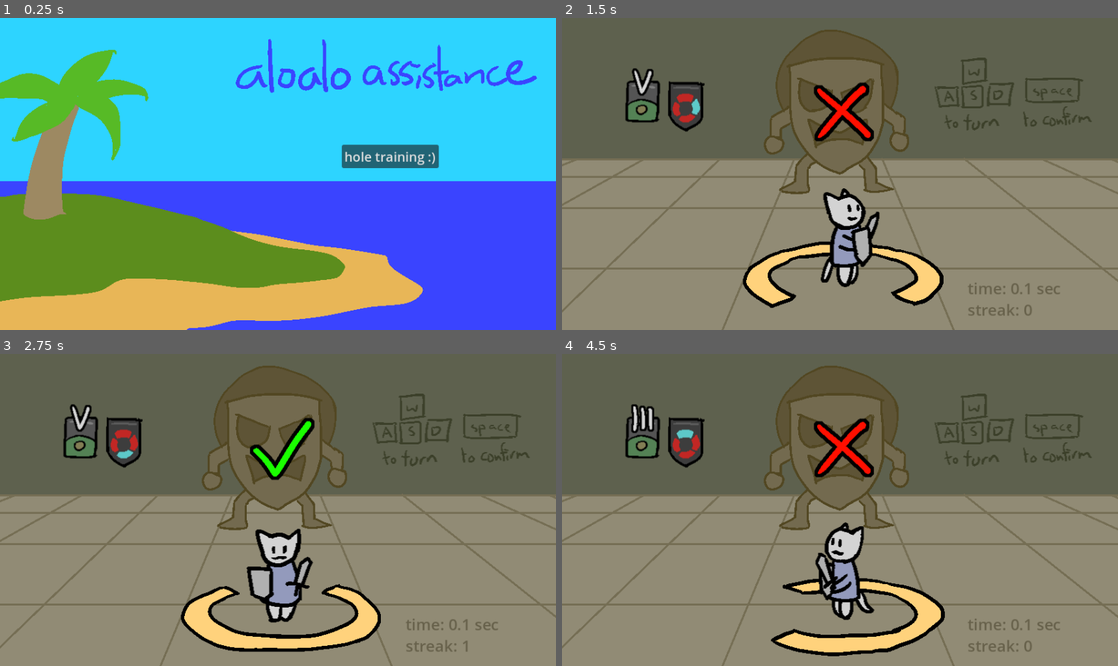
Above: before the commit, frames 1-4 (two rows, left to right).
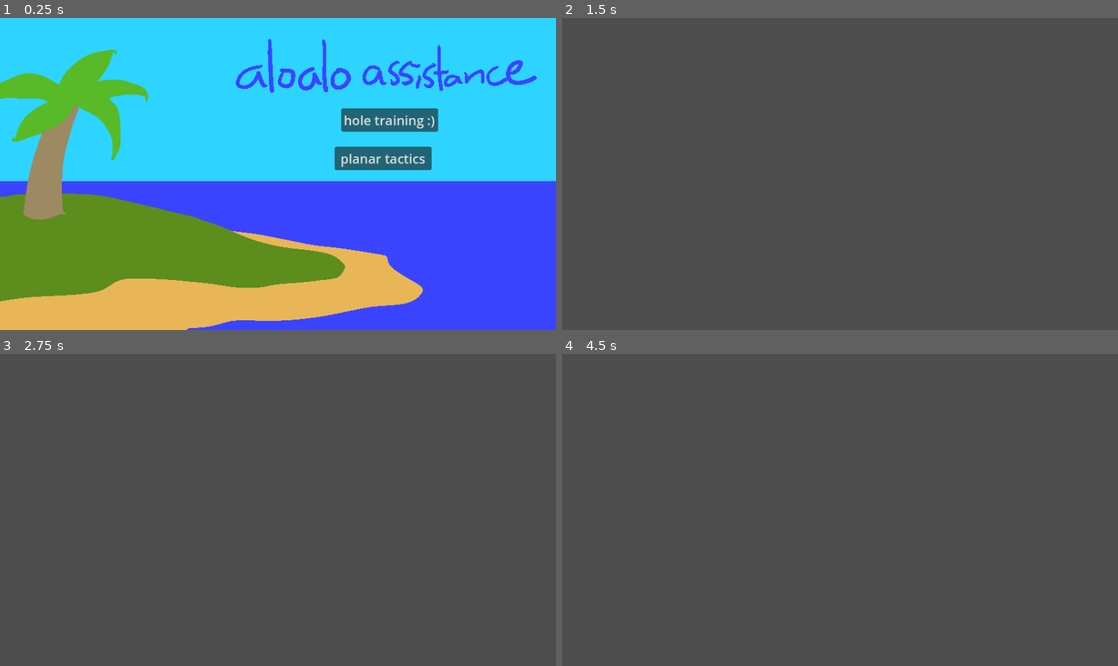
Above: after the commit, the same moments.

Repository: blastron/xivhelpers
Game: Godot game, scene res://root.tscn
The game is run twice, just before and just after one commit, with the same random seed, the same clock (stepped at 60 frames per second) and the same inputs.
Inputs (mouse positions are in pixels of both pictures, inside the frame that each line leads up to):
- Up to frame 1 (0.25 s): no input
- Up to frame 2 (1.5 s): click (945, 158) at 0.5 s, where only the run after the commit has a clickable "planar tactics"; tap Enter at 1.25 s; move the mouse to (962, 158) at 1.27 s; hold D (right) from 1.28 s (still down); tap Space (select) at 1.35 s; click (962, 158) at 1.42 s
- Up to frame 3 (2.75 s): tap Space (select) at 2, 2.1 s; move the mouse to (166, 525) at 2.02 s; release D (right) at 2.03 s; hold S (down) from 2.03 s (still down); click (166, 525) at 2.17 s
- Up to frame 4 (4.5 s): tap Enter at 2.75, 4.25 s; move the mouse to (895, 441) at 2.77 s; release S (down) at 2.78 s; hold D (right) 2.78-3.53 s; tap Space (select) at 2.85, 3.5, 3.6, 4.35 s; click (895, 441) at 2.92 s; move the mouse to (812, 572) at 3.52 s; hold W (up) 3.53-4.28 s; click (812, 572) at 3.67 s; move the mouse to (1006, 556) at 4.27 s; hold A (left) from 4.28 s (still down); click (1006, 556) at 4.42 s

The runs differ from the first frame. In frame 1, 2.1% of the frame differs, in the area x 60-79%, y 28-49%; in frame 2, 63%; in frame 3, 62%; in frame 4, 63%, in the area x 0-100%, y 3-100%.

Commit message:
grid editor

Diff:
--- /dev/null
+++ b/aloalo/planar/board.gd
@@ -0,0 +1,84 @@
+extends Sprite2D
+
+const Tile = preload("res://planar/tile.gd")
+
+
+var edge_tiles = {}
+var center_tiles = {}
+
+var editor_mode: bool : set = _set_editor_mode, get = _get_editor_mode
+var _editor_mode: bool
+
+
+func _ready():
+	for child in get_children():
+		if child.name.find("edge") != -1:
+			# This is a container for tiles. It should only contain tiles.
+			var containerName = child.name.substr(5,1) + child.name.substr(7,1)
+			for tile in child.get_children():
+				var tileName = containerName + tile.name
+				edge_tiles[tileName] = tile
+				tile.clicked.connect(func(): edge_clicked(tileName))
+		elif child.name.find("center") != -1:
+			# This is a center tile. It may contain a collision shape.
+			var tileName = child.name.substr(7,1) + child.name.substr(9,1)
+			center_tiles[tileName] = child
+
+			var collision: CollisionObject2D = child.find_child("collision")
+			if collision:
+				collision.input_event.connect(func(viewport, event, shape_idx):
+					if event is InputEventMouseButton and event.is_pressed():
+						center_clicked(tileName))
+
+	editor_mode = true
+
+	center_clicked("22")
+
+
+func _process(delta):
+	pass
+
+
+func edge_clicked(tileName: String):
+	if editor_mode:
+		var tile = edge_tiles[tileName]
+
+		# Get the next free tile type.
+		var testType: Tile.PlayerType = (tile.player_type + 1) % Tile.PlayerType.COUNT
+		while testType != Tile.PlayerType.none:
+			if get_tile_of_type(testType).is_empty():
+				break
+			testType = (testType + 1) % Tile.PlayerType.COUNT
+
+		if testType != tile.player_type:
+			tile.player_type = testType
+		else:
+			tile.player_type = Tile.PlayerType.none
+
+
+func center_clicked(tileName: String):
+	if editor_mode:
+		center_tiles["22"].visible = tileName != "22"
+		center_tiles["24"].visible = tileName != "24"
+		center_tiles["42"].visible = tileName != "42"
+		center_tiles["44"].visible = tileName != "44"
+
+
+func _set_editor_mode(new_mode: bool):
+	if new_mode != _editor_mode:
+		_editor_mode = new_mode
+		for tile_name in edge_tiles:
+			var tile: Tile = edge_tiles[tile_name]
+			tile.editor_mode = new_mode
+
+
+func _get_editor_mode() -> bool:
+	return _editor_mode
+
+
+func get_tile_of_type(type: Tile.PlayerType) -> String:
+	for tile_name in edge_tiles:
+		var tile: Tile = edge_tiles[tile_name]
+		if tile.player_type == type:
+			return tile_name
+	return ""
--- /dev/null
+++ b/aloalo/planar/board.tscn
@@ -0,0 +1,405 @@
+[gd_scene load_steps=32 format=3 uid="uid://ywbhsugpj13a"]
+
+[ext_resource type="Texture2D" uid="uid://s4e5m2ekbpfl" path="res://images/planar/board.png" id="1_nwu7m"]
+[ext_resource type="PackedScene" uid="uid://cyja0qy7ra4wp" path="res://planar/tile.tscn" id="2_jmsem"]
+[ext_resource type="Script" path="res://planar/board.gd" id="2_wpfof"]
+[ext_resource type="Texture2D" uid="uid://ecn8unlrmis6" path="res://images/planar/tile_2_2.png" id="4_xgm62"]
+[ext_resource type="Texture2D" uid="uid://o3w6pb57vdhe" path="res://images/planar/tile_2_2_explosion.png" id="5_a56w0"]
+[ext_resource type="Texture2D" uid="uid://du3jhtudymmal" path="res://images/planar/tile_2_3.png" id="6_lxtjd"]
+[ext_resource type="Texture2D" uid="uid://l87thhc2ei0k" path="res://images/planar/tile_2_3_explosion.png" id="7_fatfj"]
+[ext_resource type="Texture2D" uid="uid://cr1covy0p6l23" path="res://images/planar/tile_2_4.png" id="8_uifcp"]
+[ext_resource type="Texture2D" uid="uid://dfi8rnv1ah3nf" path="res://images/planar/tile_2_4_explosion.png" id="9_ogdpx"]
+[ext_resource type="Texture2D" uid="uid://dd8em8ju7tsfx" path="res://images/planar/tile_3_2.png" id="10_m37kh"]
+[ext_resource type="Texture2D" uid="uid://dqdupjc7yf500" path="res://images/planar/tile_3_2_explosion.png" id="11_hr8ja"]
+[ext_resource type="Texture2D" uid="uid://2136c4v7ieau" path="res://images/planar/tile_3_3.png" id="12_lopuo"]
+[ext_resource type="Texture2D" uid="uid://dinek143lo1np" path="res://images/planar/tile_3_3_explosion.png" id="13_vuhy6"]
+[ext_resource type="Texture2D" uid="uid://crldsfiekrijl" path="res://images/planar/tile_3_4.png" id="14_wgyug"]
+[ext_resource type="Texture2D" uid="uid://swdvlbyysauq" path="res://images/planar/tile_3_4_explosion.png" id="15_2bdgi"]
+[ext_resource type="Texture2D" uid="uid://i7tejn7hvvh8" path="res://images/planar/tile_4_2.png" id="16_vew6b"]
+[ext_resource type="Texture2D" uid="uid://3vuhaxh6c6vm" path="res://images/planar/tile_4_2_explosion.png" id="17_5228l"]
+[ext_resource type="Texture2D" uid="uid://b25ok5d5i53m0" path="res://images/planar/tile_4_3.png" id="18_pig0q"]
+[ext_resource type="Texture2D" uid="uid://dmxn5eni22pas" path="res://images/planar/tile_4_3_explosion.png" id="19_n1lx4"]
+[ext_resource type="Texture2D" uid="uid://bspsmkygc1otm" path="res://images/planar/tile_4_4.png" id="20_1twqg"]
+[ext_resource type="Texture2D" uid="uid://dsdodfrdu4doy" path="res://images/planar/tile_4_4_explosion.png" id="21_yxmna"]
+
+[sub_resource type="SpriteFrames" id="SpriteFrames_56iem"]
+animations = [{
+"frames": [{
+"duration": 1.0,
+"texture": ExtResource("4_xgm62")
+}, {
+"duration": 1.0,
+"texture": ExtResource("5_a56w0")
+}],
+"loop": true,
+"name": &"default",
+"speed": 5.0
+}]
+
+[sub_resource type="RectangleShape2D" id="RectangleShape2D_wobtl"]
+size = Vector2(86, 86)
+
+[sub_resource type="SpriteFrames" id="SpriteFrames_mpufj"]
+animations = [{
+"frames": [{
+"duration": 1.0,
+"texture": ExtResource("6_lxtjd")
+}, {
+"duration": 1.0,
+"texture": ExtResource("7_fatfj")
+}],
+"loop": true,
+"name": &"default",
+"speed": 5.0
+}]
+
+[sub_resource type="SpriteFrames" id="SpriteFrames_jbrmk"]
+animations = [{
+"frames": [{
+"duration": 1.0,
+"texture": ExtResource("8_uifcp")
+}, {
+"duration": 1.0,
+"texture": ExtResource("9_ogdpx")
+}],
+"loop": true,
+"name": &"default",
+"speed": 5.0
+}]
+
+[sub_resource type="SpriteFrames" id="SpriteFrames_1vit3"]
+animations = [{
+"frames": [{
+"duration": 1.0,
+"texture": ExtResource("10_m37kh")
+}, {
+"duration": 1.0,
+"texture": ExtResource("11_hr8ja")
+}],
+"loop": true,
+"name": &"default",
+"speed": 5.0
+}]
+
+[sub_resource type="SpriteFrames" id="SpriteFrames_oog0i"]
+animations = [{
+"frames": [{
+"duration": 1.0,
+"texture": ExtResource("12_lopuo")
+}, {
+"duration": 1.0,
+"texture": ExtResource("13_vuhy6")
+}],
+"loop": true,
+"name": &"default",
+"speed": 5.0
+}]
+
+[sub_resource type="SpriteFrames" id="SpriteFrames_vam5n"]
+animations = [{
+"frames": [{
+"duration": 1.0,
+"texture": ExtResource("14_wgyug")
+}, {
+"duration": 1.0,
+"texture": ExtResource("15_2bdgi")
+}],
+"loop": true,
+"name": &"default",
+"speed": 5.0
+}]
+
+[sub_resource type="SpriteFrames" id="SpriteFrames_h6egj"]
+animations = [{
+"frames": [{
+"duration": 1.0,
+"texture": ExtResource("16_vew6b")
+}, {
+"duration": 1.0,
+"texture": ExtResource("17_5228l")
+}],
+"loop": true,
+"name": &"default",
+"speed": 5.0
+}]
+
+[sub_resource type="SpriteFrames" id="SpriteFrames_36v7a"]
+animations = [{
+"frames": [{
+"duration": 1.0,
+"texture": ExtResource("18_pig0q")
+}, {
+"duration": 1.0,
+"texture": ExtResource("19_n1lx4")
+}],
+"loop": true,
+"name": &"default",
+"speed": 5.0
+}]
+
+[sub_resource type="SpriteFrames" id="SpriteFrames_7p1yh"]
+animations = [{
+"frames": [{
+"duration": 1.0,
+"texture": ExtResource("20_1twqg")
+}, {
+"duration": 1.0,
+"texture": ExtResource("21_yxmna")
+}],
+"loop": true,
+"name": &"default",
+"speed": 5.0
+}]
+
+[node name="Board" type="Sprite2D"]
+texture = ExtResource("1_nwu7m")
+centered = false
+script = ExtResource("2_wpfof")
+
+[node name="edge 2-1" type="Node2D" parent="."]
+position = Vector2(142, 52)
+metadata/_edit_group_ = true
+
+[node name="A" parent="edge 2-1" instance=ExtResource("2_jmsem")]
+position = Vector2(-23, -23)
+
+[node name="B" parent="edge 2-1" instance=ExtResource("2_jmsem")]
+position = Vector2(23, -23)
+
+[node name="C" parent="edge 2-1" instance=ExtResource("2_jmsem")]
+position = Vector2(-23, 23)
+
+[node name="D" parent="edge 2-1" instance=ExtResource("2_jmsem")]
+position = Vector2(23, 23)
+
+[node name="edge 2-2" type="Node2D" parent="."]
+position = Vector2(235, 52)
+metadata/_edit_group_ = true
+
+[node name="A" parent="edge 2-2" instance=ExtResource("2_jmsem")]
+position = Vector2(-23, -23)
+
+[node name="B" parent="edge 2-2" instance=ExtResource("2_jmsem")]
+position = Vector2(23, -23)
+
+[node name="C" parent="edge 2-2" instance=ExtResource("2_jmsem")]
+position = Vector2(-23, 23)
+
+[node name="D" parent="edge 2-2" instance=ExtResource("2_jmsem")]
+position = Vector2(23, 23)
+
+[node name="edge 2-3" type="Node2D" parent="."]
+position = Vector2(328, 52)
+metadata/_edit_group_ = true
+
+[node name="A" parent="edge 2-3" instance=ExtResource("2_jmsem")]
+position = Vector2(-23, -23)
+
+[node name="B" parent="edge 2-3" instance=ExtResource("2_jmsem")]
+position = Vector2(23, -23)
+
+[node name="C" parent="edge 2-3" instance=ExtResource("2_jmsem")]
+position = Vector2(-23, 23)
+
+[node name="D" parent="edge 2-3" instance=ExtResource("2_jmsem")]
+position = Vector2(23, 23)
+
+[node name="edge 3-1" type="Node2D" parent="."]
+position = Vector2(52, 142)
+metadata/_edit_group_ = true
+
+[node name="A" parent="edge 3-1" instance=ExtResource("2_jmsem")]
+position = Vector2(-23, -23)
+
+[node name="B" parent="edge 3-1" instance=ExtResource("2_jmsem")]
+position = Vector2(23, -23)
+
+[node name="C" parent="edge 3-1" instance=ExtResource("2_jmsem")]
+position = Vector2(-23, 23)
+
+[node name="D" parent="edge 3-1" instance=ExtResource("2_jmsem")]
+position = Vector2(23, 23)
+
+[node name="edge 3-5" type="Node2D" parent="."]
+position = Vector2(416, 142)
+metadata/_edit_group_ = true
+
+[node name="A" parent="edge 3-5" instance=ExtResource("2_jmsem")]
+position = Vector2(-23, -23)
+
+[node name="B" parent="edge 3-5" instance=ExtResource("2_jmsem")]
+position = Vector2(23, -23)
+
+[node name="C" parent="edge 3-5" instance=ExtResource("2_jmsem")]
+position = Vector2(-23, 23)
+
+[node name="D" parent="edge 3-5" instance=ExtResource("2_jmsem")]
+position = Vector2(23, 23)
+
+[node name="edge 4-1" type="Node2D" parent="."]
+position = Vector2(52, 234)
+metadata/_edit_group_ = true
+
+[node name="A" parent="edge 4-1" instance=ExtResource("2_jmsem")]
+position = Vector2(-23, -23)
+
+[node name="B" parent="edge 4-1" instance=ExtResource("2_jmsem")]
+position = Vector2(23, -23)
+
+[node name="C" parent="edge 4-1" instance=ExtResource("2_jmsem")]
+position = Vector2(-23, 23)
+
+[node name="D" parent="edge 4-1" instance=ExtResource("2_jmsem")]
+position = Vector2(23, 23)
+
+[node name="edge 4-5" type="Node2D" parent="."]
+position = Vector2(416, 234)
+metadata/_edit_group_ = true
+
+[node name="A" parent="edge 4-5" instance=ExtResource("2_jmsem")]
+position = Vector2(-23, -23)
+
+[node name="B" parent="edge 4-5" instance=ExtResource("2_jmsem")]
+position = Vector2(23, -23)
+
+[node name="C" parent="edge 4-5" instance=ExtResource("2_jmsem")]
+position = Vector2(-23, 23)
+
+[node name="D" parent="edge 4-5" instance=ExtResource("2_jmsem")]
+position = Vector2(23, 23)
+
+[node name="edge 5-1" type="Node2D" parent="."]
+position = Vector2(52, 326)
+metadata/_edit_group_ = true
+
+[node name="A" parent="edge 5-1" instance=ExtResource("2_jmsem")]
+position = Vector2(-23, -23)
+
+[node name="B" parent="edge 5-1" instance=ExtResource("2_jmsem")]
+position = Vector2(23, -23)
+
+[node name="C" parent="edge 5-1" instance=ExtResource("2_jmsem")]
+position = Vector2(-23, 23)
+
+[node name="D" parent="edge 5-1" instance=ExtResource("2_jmsem")]
+position = Vector2(23, 23)
+
+[node name="edge 5-5" type="Node2D" parent="."]
+position = Vector2(416, 326)
+metadata/_edit_group_ = true
+
+[node name="A" parent="edge 5-5" instance=ExtResource("2_jmsem")]
+position = Vector2(-23, -23)
+
+[node name="B" parent="edge 5-5" instance=ExtResource("2_jmsem")]
+position = Vector2(23, -23)
+
+[node name="C" parent="edge 5-5" instance=ExtResource("2_jmsem")]
+position = Vector2(-23, 23)
+
+[node name="D" parent="edge 5-5" instance=ExtResource("2_jmsem")]
+position = Vector2(23, 23)
+
+[node name="edge 6-2" type="Node2D" parent="."]
+position = Vector2(142, 416)
+metadata/_edit_group_ = true
+
+[node name="A" parent="edge 6-2" instance=ExtResource("2_jmsem")]
+position = Vector2(-23, -23)
+
+[node name="B" parent="edge 6-2" instance=ExtResource("2_jmsem")]
+position = Vector2(23, -23)
+
+[node name="C" parent="edge 6-2" instance=ExtResource("2_jmsem")]
+position = Vector2(-23, 23)
+
+[node name="D" parent="edge 6-2" instance=ExtResource("2_jmsem")]
+position = Vector2(23, 23)
+
+[node name="edge 6-3" type="Node2D" parent="."]
+position = Vector2(235, 416)
+metadata/_edit_group_ = true
+
+[node name="A" parent="edge 6-3" instance=ExtResource("2_jmsem")]
+position = Vector2(-23, -23)
+
+[node name="B" parent="edge 6-3" instance=ExtResource("2_jmsem")]
+position = Vector2(23, -23)
+
+[node name="C" parent="edge 6-3" instance=ExtResource("2_jmsem")]
+position = Vector2(-23, 23)
+
+[node name="D" parent="edge 6-3" instance=ExtResource("2_jmsem")]
+position = Vector2(23, 23)
+
+[node name="edge 6-4" type="Node2D" parent="."]
+position = Vector2(328, 416)
+metadata/_edit_group_ = true
+
+[node name="A" parent="edge 6-4" instance=ExtResource("2_jmsem")]
+position = Vector2(-23, -23)
+
+[node name="B" parent="edge 6-4" instance=ExtResource("2_jmsem")]
+position = Vector2(23, -23)
+
+[node name="C" parent="edge 6-4" instance=ExtResource("2_jmsem")]
+position = Vector2(-23, 23)
+
+[node name="D" parent="edge 6-4" instance=ExtResource("2_jmsem")]
+position = Vector2(23, 23)
+
+[node name="center 2-2" type="AnimatedSprite2D" parent="."]
+position = Vector2(142, 142)
+sprite_frames = SubResource("SpriteFrames_56iem")
+
+[node name="collision" type="Area2D" parent="center 2-2"]
+
+[node name="CollisionShape2D" type="CollisionShape2D" parent="center 2-2/collision"]
+shape = SubResource("RectangleShape2D_wobtl")
+
+[node name="center 2-3" type="AnimatedSprite2D" parent="."]
+position = Vector2(233, 143)
+sprite_frames = SubResource("SpriteFrames_mpufj")
+
+[node name="center 2-4" type="AnimatedSprite2D" parent="."]
+position = Vector2(325, 142)
+sprite_frames = SubResource("SpriteFrames_jbrmk")
+
+[node name="collision" type="Area2D" parent="center 2-4"]
+
+[node name="CollisionShape2D" type="CollisionShape2D" parent="center 2-4/collision"]
+shape = SubResource("RectangleShape2D_wobtl")
+
+[node name="center 3-2" type="AnimatedSprite2D" parent="."]
+position = Vector2(144, 235)
+sprite_frames = SubResource("SpriteFrames_1vit3")
+
+[node name="center 3-3" type="AnimatedSprite2D" parent="."]
+position = Vector2(234, 234)
+sprite_frames = SubResource("SpriteFrames_oog0i")
+
+[node name="center 3-4" type="AnimatedSprite2D" parent="."]
+position = Vector2(326, 236)
+sprite_frames = SubResource("SpriteFrames_vam5n")
+
+[node name="center 4-2" type="AnimatedSprite2D" parent="."]
+position = Vector2(143, 326)
+sprite_frames = SubResource("SpriteFrames_h6egj")
+
+[node name="collision" type="Area2D" parent="center 4-2"]
+
+[node name="CollisionShape2D" type="CollisionShape2D" parent="center 4-2/collision"]
+shape = SubResource("RectangleShape2D_wobtl")
+
+[node name="center 4-3" type="AnimatedSprite2D" parent="."]
+position = Vector2(234, 326)
+sprite_frames = SubResource("SpriteFrames_36v7a")
+
+[node name="center 4-4" type="AnimatedSprite2D" parent="."]
+position = Vector2(326, 327)
+sprite_frames = SubResource("SpriteFrames_7p1yh")
+
+[node name="collision" type="Area2D" parent="center 4-4"]
+
+[node name="CollisionShape2D" type="CollisionShape2D" parent="center 4-4/collision"]
+shape = SubResource("RectangleShape2D_wobtl")
--- /dev/null
+++ b/aloalo/planar/tile.gd
@@ -0,0 +1,63 @@
+extends Area2D
+
+
+enum PlayerType {none, one, two_tm, two_hr, three, COUNT}
+
+
+var cross: Sprite2D
+var check: Sprite2D
+var editor_icons: AnimatedSprite2D
+
+var player_type: PlayerType : set = _set_player_type, get = _get_player_type
+var editor_mode: bool : set = _set_editor_mode, get = _get_editor_mode
+
+
+signal clicked
+
+
+# Called when the node enters the scene tree for the first time.
+func _ready():
+	check = find_child("Check")
+	check.hide()
+	cross = find_child("Cross")
+	cross.hide()
+
+	editor_icons = find_child("Editor Player Icons")
+
+	player_type = PlayerType.none
+	editor_mode = false
+
+
+func _input_event(viewport, event, shape_idx):
+	if event is InputEventMouseButton and event.is_pressed():
+		clicked.emit()
+
+
+func _set_player_type(type: PlayerType):
+	match type:
+		PlayerType.none:
+			editor_icons.frame = 0
+		PlayerType.one:
+			editor_icons.frame = 1
+		PlayerType.two_tm:
+			editor_icons.frame = 2
+		PlayerType.two_hr:
+			editor_icons.frame = 3
+		PlayerType.three:
+			editor_icons.frame = 4
+
+
+func _get_player_type() -> PlayerType:
+	match editor_icons.frame:
+		1: return PlayerType.one
+		2: return PlayerType.two_tm
+		3: return PlayerType.two_hr
+		4: return PlayerType.three
+	return PlayerType.none
+
+
+func _set_editor_mode(new_mode: bool):
+	editor_icons.visible = new_mode
+
+func _get_editor_mode() -> bool:
+	return editor_icons.visible
--- /dev/null
+++ b/aloalo/planar/tile.tscn
@@ -0,0 +1,54 @@
+[gd_scene load_steps=11 format=3 uid="uid://cyja0qy7ra4wp"]
+
+[ext_resource type="Script" path="res://planar/tile.gd" id="1_c5stx"]
+[ext_resource type="Texture2D" uid="uid://c7utck086rg53" path="res://images/planar/editor_1.png" id="1_xu8qy"]
+[ext_resource type="Texture2D" uid="uid://ogkjaidoocsi" path="res://images/planar/editor_2_tm.png" id="2_j4byv"]
+[ext_resource type="Texture2D" uid="uid://bgtwhjqgj4hkp" path="res://images/planar/editor_0.png" id="2_xeroj"]
+[ext_resource type="Texture2D" uid="uid://bg3miivjjjmny" path="res://images/planar/editor_2_rh.png" id="3_jxs0a"]
+[ext_resource type="Texture2D" uid="uid://cnvmqsq58jj4m" path="res://images/planar/editor_3.png" id="4_cayna"]
+[ext_resource type="Texture2D" uid="uid://b8321f2vdy81x" path="res://images/planar/result_check.png" id="5_k7w73"]
+[ext_resource type="Texture2D" uid="uid://kel3h718v23p" path="res://images/planar/result_cross.png" id="6_pylej"]
+
+[sub_resource type="SpriteFrames" id="SpriteFrames_p5pfs"]
+animations = [{
+"frames": [{
+"duration": 1.0,
+"texture": ExtResource("2_xeroj")
+}, {
+"duration": 1.0,
+"texture": ExtResource("1_xu8qy")
+}, {
+"duration": 1.0,
+"texture": ExtResource("2_j4byv")
+}, {
+"duration": 1.0,
+"texture": ExtResource("3_jxs0a")
+}, {
+"duration": 1.0,
+"texture": ExtResource("4_cayna")
+}],
+"loop": true,
+"name": &"default",
+"speed": 5.0
+}]
+
+[sub_resource type="RectangleShape2D" id="RectangleShape2D_xft6e"]
+size = Vector2(40, 40)
+
+[node name="Area2D" type="Area2D"]
+script = ExtResource("1_c5stx")
+
+[node name="Editor Player Icons" type="AnimatedSprite2D" parent="."]
+sprite_frames = SubResource("SpriteFrames_p5pfs")
+
+[node name="Check" type="Sprite2D" parent="."]
+visible = false
+texture = ExtResource("5_k7w73")
+
+[node name="Cross" type="Sprite2D" parent="."]
+visible = false
+texture = ExtResource("6_pylej")
+
+[node name="Collision" type="CollisionShape2D" parent="."]
+position = Vector2(2.08165e-12, 2.08165e-12)
+shape = SubResource("RectangleShape2D_xft6e")
--- a/aloalo/root.gd
+++ b/aloalo/root.gd
@@ -4,6 +4,7 @@
 # Called when the node enters the scene tree for the first time.
 func _ready():
 	find_child("hole button").pressed.connect(self.hole_button_pressed)
+	find_child("planar button").pressed.connect(self.planar_button_pressed)
 
 
 # Called every frame. 'delta' is the elapsed time since the previous frame.
@@ -13,3 +14,7 @@
 
 func hole_button_pressed():
 	get_tree().change_scene_to_file("res://hole/hole.tscn")
+
+
+func planar_button_pressed():
+	get_tree().change_scene_to_file("res://planar/planar.tscn")
--- a/aloalo/root.tscn
+++ b/aloalo/root.tscn
@@ -10,10 +10,18 @@
 texture = ExtResource("1_q4xe6")
 centered = false
 
+[node name="planar button" type="Button" parent="."]
+offset_left = 514.0
+offset_top = 198.0
+offset_right = 663.0
+offset_bottom = 234.0
+theme_override_font_sizes/font_size = 20
+text = "planar tactics"
+
 [node name="hole button" type="Button" parent="."]
-offset_left = 525.0
-offset_top = 195.0
-offset_right = 674.0
-offset_bottom = 231.0
+offset_left = 524.0
+offset_top = 139.0
+offset_right = 673.0
+offset_bottom = 175.0
 theme_override_font_sizes/font_size = 20
 text = "hole training :)"
Renamed: aloalo/images/planar/grid.png -> aloalo/images/planar/board.png
Not shown, changed: aloalo/images/planar/board.png.import
Binary file added: aloalo/images/planar/editor_0.png
Not shown, added: aloalo/images/planar/editor_0.png.import
Not shown, added: aloalo/images/planar/.DS_Store
